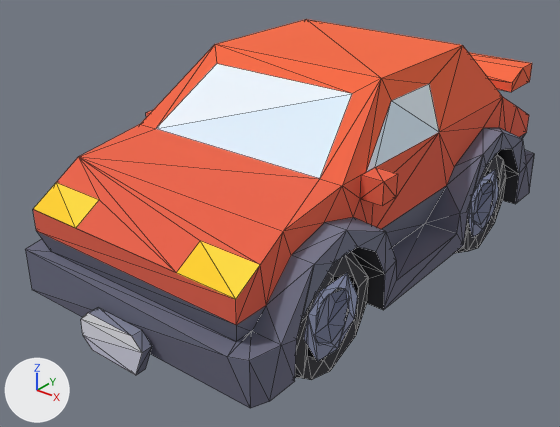
The glTF model client/public/models/vehicules/sedan_sports.glb as it was, and as the next commit left it.
Before and after are seen from a 50 mm lens placed at (2.01, -2.75, 1.96), pointed at (-0.06, -0.15, 0.35). Arrows for +X, +Y and +Z are at lower left; the lights stay in place. The older version comes first. Mesh edges are drawn as thin lines. Vertices at exactly the same position are counted once.

Before the edit, the objects in view are built like this:
```python
me_sedan_sports = bpy.data.meshes.new('sedan_sports')
me_sedan_sports.from_pydata(...)  # 569 vertices, 979 faces; spans x -0.65..0.65, y -1.25..1.3, z 0.0..1.1
me_sedan_sports.materials.append(mat_material_0)
ob_sedan_sports = bpy.data.objects.new('sedan_sports', me_sedan_sports)
ob_sedan_sports.location = (0.0, 0.0, 0.0)
```
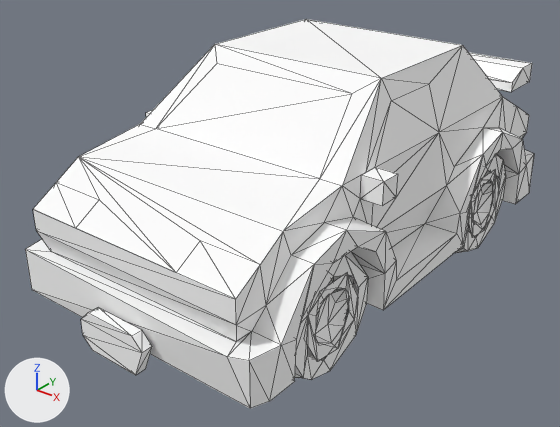
What differs and where, as boxes [x1, y1, x2, y2] in the pictures (560 x 427 px):
part 1 of me_sedan_sports, recoloured: [295, 149, 519, 380] in both
part 2 of me_sedan_sports, recoloured (lighter): [25, 127, 534, 408] in both
part 3 of me_sedan_sports, recoloured (red to white): [33, 19, 532, 375] in both

What the commit changed:
me_sedan_sports has 569 vertices, 979 faces and spans x -0.65..0.65, y -1.25..1.3, z 0.0..1.1.
me_sedan_sports is used by ob_sedan_sports; location (0.0, 0.0, 0.0).
me_sedan_sports part 1: 460 faces centred in x -0.6..0.6, y -0.96..1.13, z 0.01..0.73 are repainted in the vertex colours; the middle colour goes from dark grey #38383d to white #ffffff.
me_sedan_sports part 2: 334 faces centred in x -0.65..0.65, y -1.25..1.3, z 0.15..0.68 are repainted in the vertex colours; the middle colour goes from greyish blue #73768b to white #ffffff.
me_sedan_sports part 3: 185 faces centred in x -0.65..0.65, y -1.25..1.3, z 0.21..1.1 are repainted in the vertex colours; the middle colour goes from red #ec6347 to white #ffffff.
